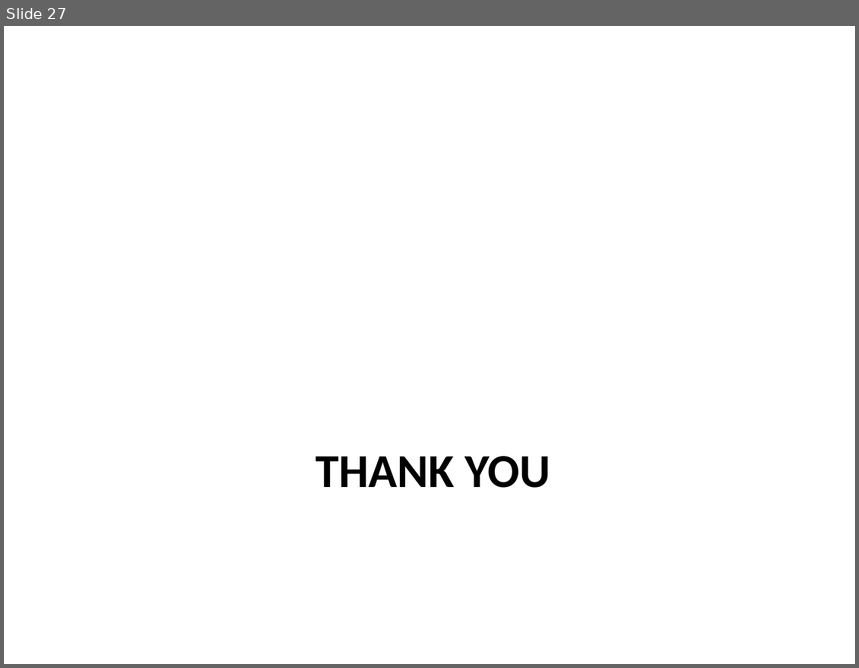
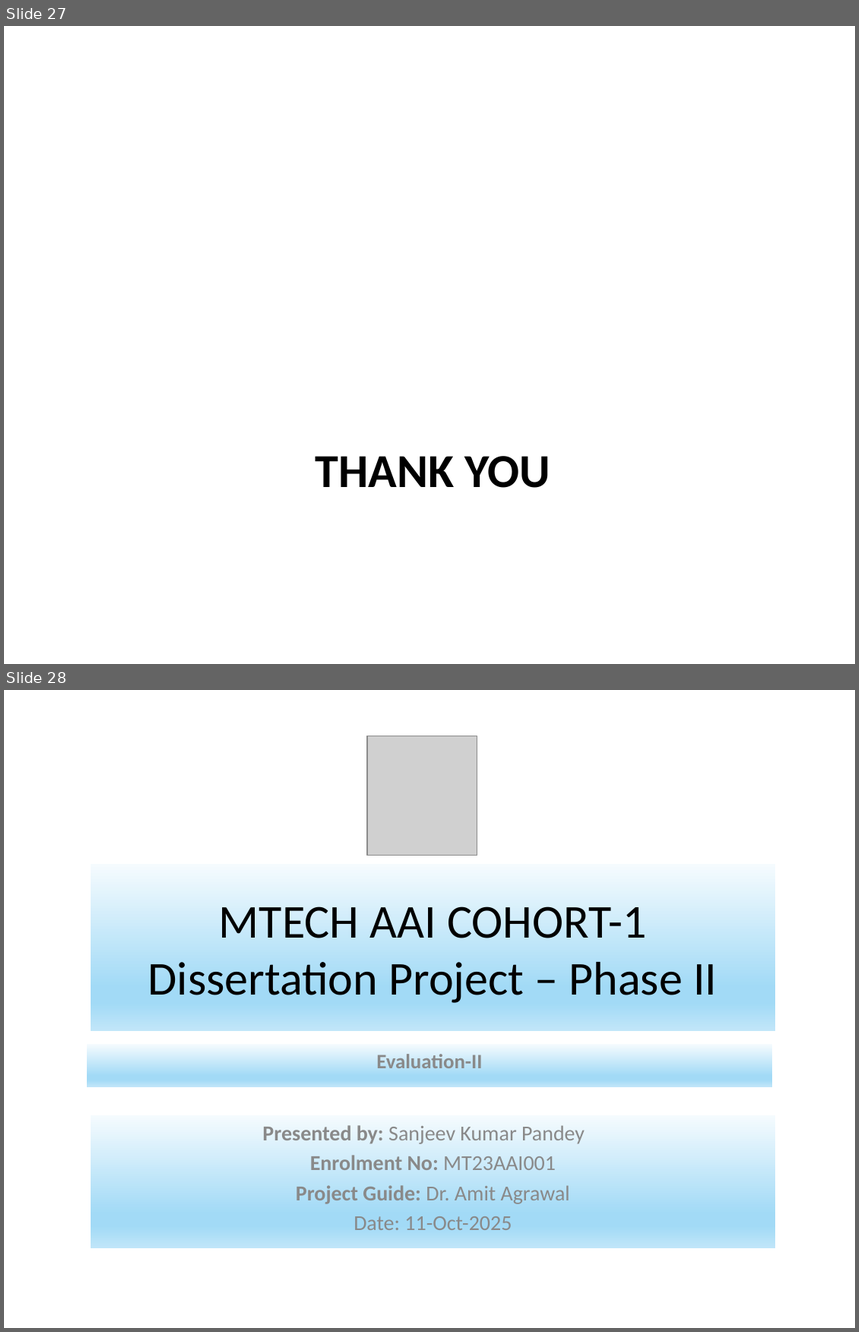
Before and after one commit to mohena-com/wifi_project-phase-2, a slide deck: docs/MTECH AAI COHORT-1_Human_ID_HAR_Dissertation_Project– Presentation_Phase_2__Eval_3_V1.0.pptx. Shown one above the other, each under a label of ours: slide 27 before the commit, slides 27 and 28 after it. The pictures are 859x668 and 859x1332 pixels, drawn with LibreOffice and Linux fonts; fonts in the diff are those of the drawing; grey boxes stand for pictures. Boxes give left, top, right and bottom in pixels: in the first picture for what was removed or moved away, otherwise in the second. Text is boxed around its words. In the diff, an @@ line names an element or a change of style, - is before the commit and + after.

```diff
--- a/docs/MTECH AAI COHORT-1_Human_ID_HAR_Dissertation_Project– Presentation_Phase_2__Eval_3_V1.0.pptx
+++ b/docs/MTECH AAI COHORT-1_Human_ID_HAR_Dissertation_Project– Presentation_Phase_2__Eval_3_V1.0.pptx
@@ slide 28 added at (x1=4, y1=690, x2=855, y2=1328), background #FFFFFF @@
@@ picture added at (x1=367, y1=736, x2=477, y2=855) @@
@@ title added at (x1=91, y1=865, x2=776, y2=1031), fill gradient #F5FBFE to #A2DAF6 to #C1E6F9, 39.9 pt, text #000000 @@
+MTECH AAI COHORT-1 Dissertation Project – Phase II
@@ rectangle added at (x1=88, y1=1044, x2=772, y2=1087), fill gradient #F5FBFE to #A2DAF6 to #C1E6F9, 17.2 pt, text #898989, bold @@
+Evaluation-II
@@ subtitle added at (x1=91, y1=1116, x2=776, y2=1249), fill gradient #F5FBFE to #A2DAF6 to #C1E6F9, 18 pt, text #898989 @@
+Presented by: Sanjeev Kumar Pandey
+Enrolment No: MT23AAI001
+Project Guide: Dr. Amit Agrawal
+Date: 11-Oct-2025
```
Also in this commit, not shown: 3 other slides added, 6 other files.
